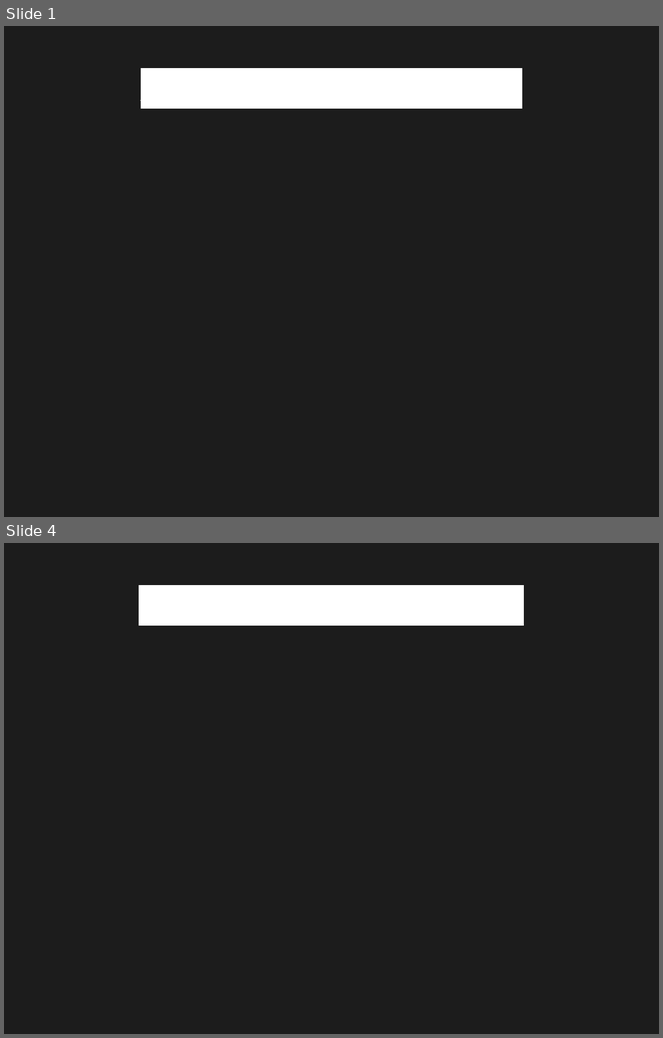
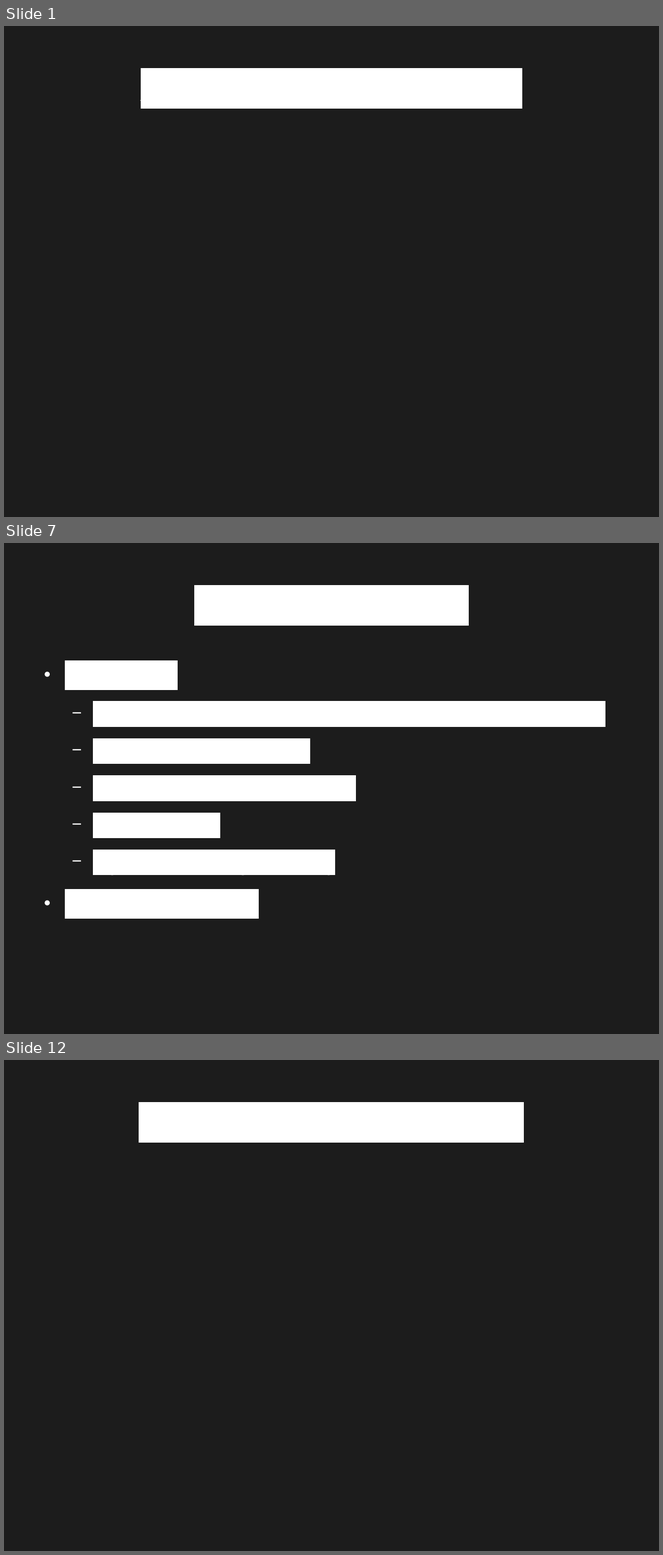
Before and after one commit to Qqwy/cc_pc, a slide deck: presentation.odp. Shown one above the other, each under a label of ours: slides 1 and 4 before the commit, slides 1, 7 and 12 after it; the slides between them are not shown. The pictures are 663x1038 and 663x1555 pixels, drawn with LibreOffice and Linux fonts; fonts in the diff are those of the drawing. Boxes give left, top, right and bottom in pixels: in the first picture for what was removed or moved away, otherwise in the second. Text is boxed around its words. In the diff, an @@ line names an element or a change of style, - is before the commit and + after.

```diff
--- a/presentation.odp
+++ b/presentation.odp
@@ slide 7 added at [4,543,659,1034], background #1C1C1C @@
@@ title added at [194,585,469,626], 44 pt, text #FFFFFF @@
+Parsing Example
@@ text added at [65,661,606,919], 28 pt, text #FFFFFF @@
+● grammar:
+  − expression := expression '+' expression | number
+  − number := 1-9 digits
+  − digits := digit | digit digits
+  − digit := 0-9
+  − (start rule: expression)
+● input: “42+10+2”
@@ what was slide 4 is now slide 12 @@
```
Also in this commit, not shown: 1 slide changed, 8 other slides added, 1 slide removed, 5 other files.
